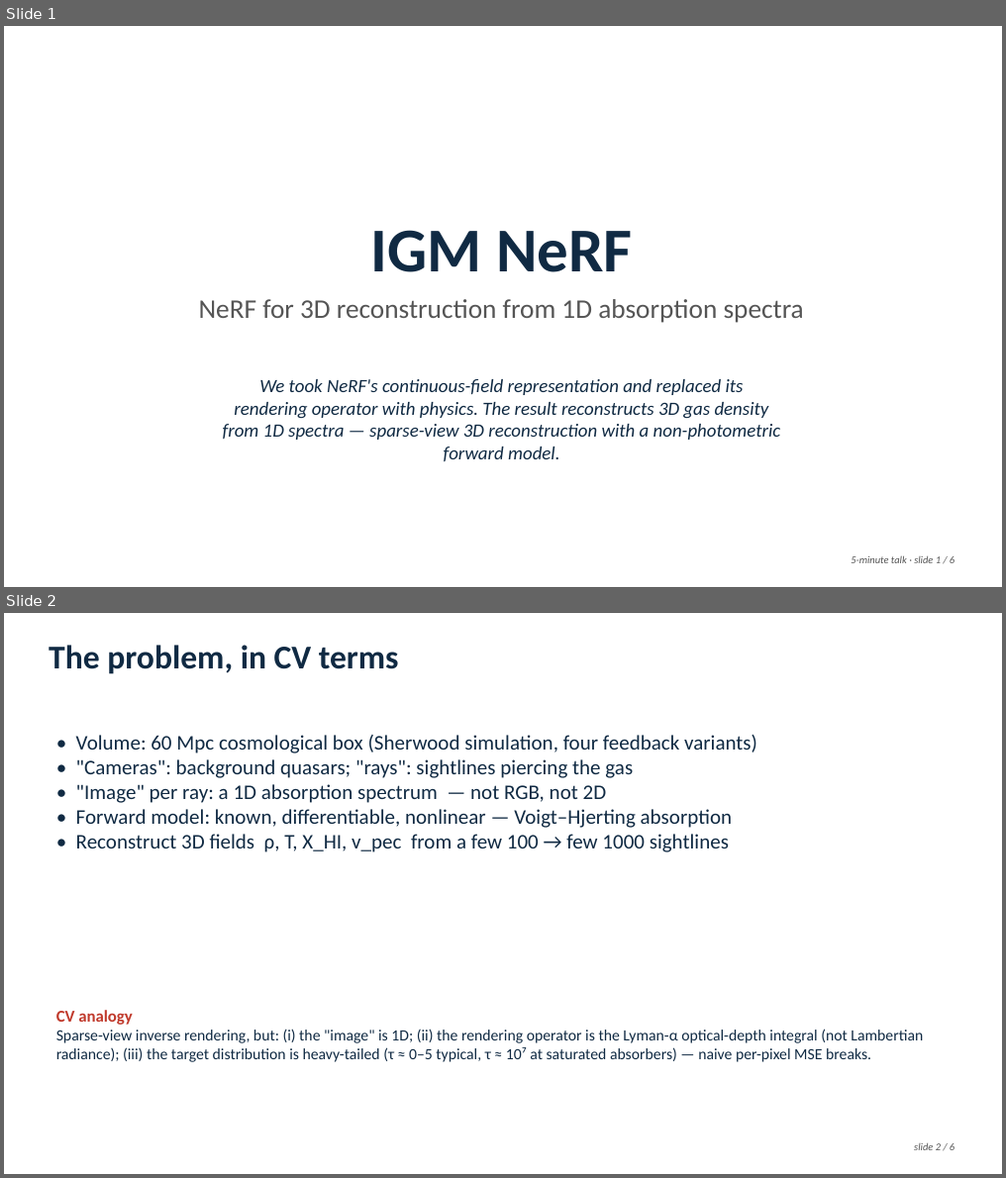
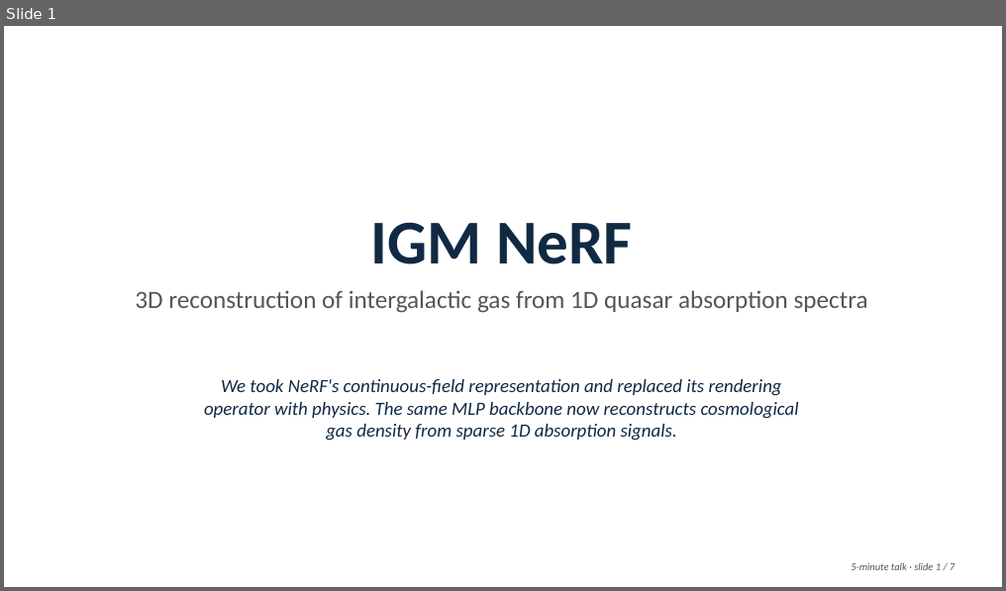
Before and after one commit to SujinHwang27/CosmoGasVision, a slide deck: experiments/nerf/talk/defense_talk_5min.pptx. Shown one above the other, each under a label of ours: slides 1 and 2 before the commit, slide 1 after it. The pictures are 1006x1178 and 1006x591 pixels, drawn with LibreOffice and Linux fonts; fonts in the diff are those of the drawing. Boxes give left, top, right and bottom in pixels: in the first picture for what was removed or moved away, otherwise in the second. Text is boxed around its words. In the diff, an @@ line names an element or a change of style, - is before the commit and + after.

```diff
--- a/experiments/nerf/talk/defense_talk_5min.pptx
+++ b/experiments/nerf/talk/defense_talk_5min.pptx
@@ slide 2 removed at <box>4,613,1002,1174</box>, background #FFFFFF @@
@@ text removed at <box>49,645,399,674</box> @@
-The problem, in CV terms
@@ text removed at <box>76,735,757,853</box> @@
-• Volume: 60 Mpc cosmological box (Sherwood simulation, four feedback variants)
-• "Cameras": background quasars; "rays": sightlines piercing the gas
-• "Image" per ray: a 1D absorption spectrum — not RGB, not 2D
-• Forward model: known, differentiable, nonlinear — Voigt–Hjerting absorption
-• Reconstruct 3D fields ρ, T, X_HI, v_pec from a few 100 → few 1000 sightlines
@@ text removed at <box>56,1010,923,1062</box> @@
-CV analogy
-Sparse-view inverse rendering, but: (i) the "image" is 1D; (ii) the rendering operator is the Lyman-α optical-depth integral (not Lambertian radiance); (iii) the target distribution is heavy-tailed (τ ≈ 0–5 typical, τ ≈ 10⁷ at saturated absorbers) — naive per-pixel MSE breaks.
@@ text removed at <box>914,1144,954,1151</box> @@
-slide 2 / 6
@@ slide 1 changed as well @@
@@ text "IGM NeRF": place and size @@
-text "IGM NeRF" at <box>371,230,632,273</box>
+text "IGM NeRF" at <box>371,222,632,265</box>
@@ text at <box>135,290,868,313</box>: text changed; size 26 to 24 pt @@
-NeRF for 3D reconstruction from 1D absorption spectra
+3D reconstruction of intergalactic gas from 1D quasar absorption spectra
@@ text at <box>204,379,799,441</box>: text changed @@
-We took NeRF's continuous-field representation and replaced its
-rendering operator with physics. The result reconstructs 3D gas density
-from 1D spectra — sparse-view 3D reconstruction with a non-photometric
-forward model.
+We took NeRF's continuous-field representation and replaced its rendering
+operator with physics. The same MLP backbone now reconstructs cosmological
+gas density from sparse 1D absorption signals.
@@ text at <box>850,564,954,570</box>: text changed @@
-5-minute talk · slide 1 / 6
+5-minute talk · slide 1 / 7
```
Also in this commit, not shown: 4 other slides changed, 2 slides added, 3 other files.
